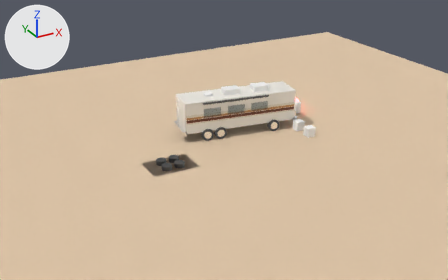
The glTF model assets/landmarks/desert_rv_cook_site.glb, before and after one commit.
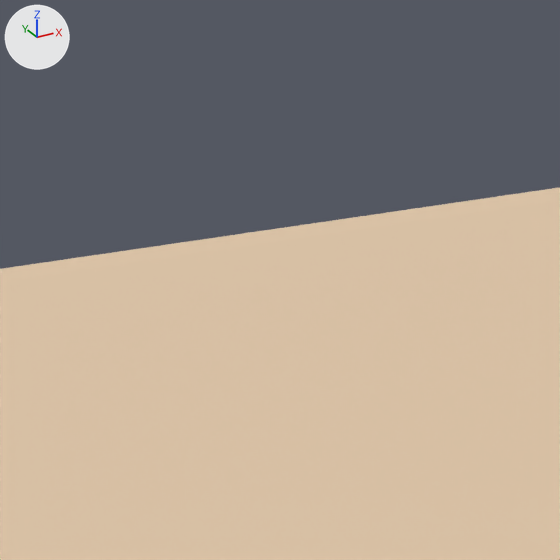
The first picture shows the older version from a 50 mm camera at (-23.7, -41.0, 19.8) aimed at (-1.1, 0.0, -0.7). The close-ups show the older and then the newer version on the part from 0% to 30% of the width and 6% to 53% of the height of that picture. Only the edits that show in the close-ups are written down. The axes (+X, +Y, +Z) are drawn at upper left. The lights are the same throughout. Objects named as collision shapes, trigger or cutter boxes, shadow casters or lower levels of detail are left out. Where no turn or scale is listed for an object, it has been applied to the vertices.

In view in the first close-up: 'Desert_RV_CookSite_mesa_base'.
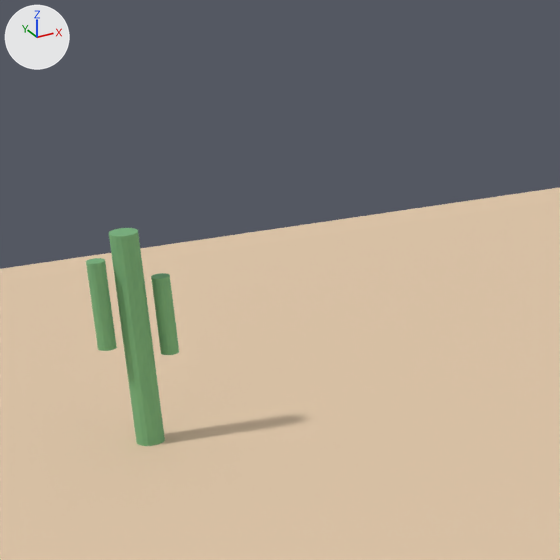
Boxes [x1, y1, x2, y2] around the edits, measured in the close-ups (560 x 560 px):
'Desert_RV_CookSite_cactus_trunk_-14.0_10.0', added (green)
    after: [109, 228, 165, 446]
'Desert_RV_CookSite_carm2_-14.0_10.0', added (green)
    after: [86, 258, 117, 351]
'Desert_RV_CookSite_carm1_-14.0_10.0', added (green)
    after: [151, 273, 179, 355]

Patch to the scene script:
```diff
--- a/assets/landmarks/desert_rv_cook_site.glb.py
+++ b/assets/landmarks/desert_rv_cook_site.glb.py
@@ mat_mat_cactus_green @@
+mat_mat_cactus_green = principled_material('Mat_Cactus_Green')
+mat_mat_cactus_green.base_color = (0.18, 0.44, 0.2)  # green #76b17c
+mat_mat_cactus_green.roughness = 0.8
@@ me_desert_rv_cooksite_carm2__14_0_10_0 @@
+me_desert_rv_cooksite_carm2__14_0_10_0.from_pydata(...)  # a 16-sided cylinder along z spanning x -0.18..0.18, y -0.18..0.18, z -0.9..0.9
+me_desert_rv_cooksite_carm2__14_0_10_0.materials.append(mat_mat_cactus_green)  # green #76b17c
@@ me_desert_rv_cooksite_carm1__14_0_10_0 @@
+me_desert_rv_cooksite_carm1__14_0_10_0.from_pydata(...)  # a 16-sided cylinder along z spanning x -0.18..0.18, y -0.18..0.18, z -0.8..0.8
+me_desert_rv_cooksite_carm1__14_0_10_0.materials.append(mat_mat_cactus_green)  # green #76b17c
@@ me_desert_rv_cooksite_cactus_trunk__14_0_10_0 @@
+me_desert_rv_cooksite_cactus_trunk__14_0_10_0.from_pydata(...)  # a 16-sided cylinder along z spanning x -0.28..0.28, y -0.28..0.28, z -2.2..2.2
+me_desert_rv_cooksite_cactus_trunk__14_0_10_0.materials.append(mat_mat_cactus_green)  # green #76b17c
@@ ob_desert_rv_cooksite_carm2__14_0_10_0 @@
+ob_desert_rv_cooksite_carm2__14_0_10_0 = bpy.data.objects.new('Desert_RV_CookSite_carm2_-14.0_10.0', me_desert_rv_cooksite_carm2__14_0_10_0)
+ob_desert_rv_cooksite_carm2__14_0_10_0.location = (-14.6, 10.0, 3.0)
@@ ob_desert_rv_cooksite_carm1__14_0_10_0 @@
+ob_desert_rv_cooksite_carm1__14_0_10_0 = bpy.data.objects.new('Desert_RV_CookSite_carm1_-14.0_10.0', me_desert_rv_cooksite_carm1__14_0_10_0)
+ob_desert_rv_cooksite_carm1__14_0_10_0.location = (-13.4, 10.0, 2.6)
@@ ob_desert_rv_cooksite_cactus_trunk__14_0_10_0 @@
+ob_desert_rv_cooksite_cactus_trunk__14_0_10_0 = bpy.data.objects.new('Desert_RV_CookSite_cactus_trunk_-14.0_10.0', me_desert_rv_cooksite_cactus_trunk__14_0_10_0)
+ob_desert_rv_cooksite_cactus_trunk__14_0_10_0.location = (-14.0, 10.0, 2.2)
```
